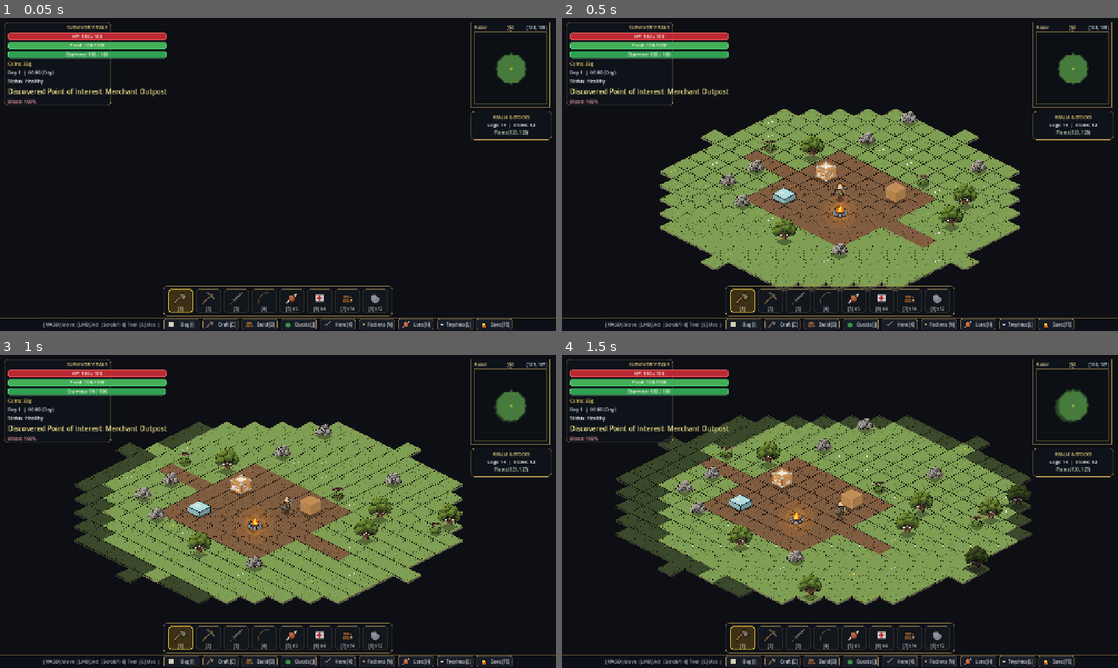
Above: before the commit, frames 1-4 (two rows, left to right).
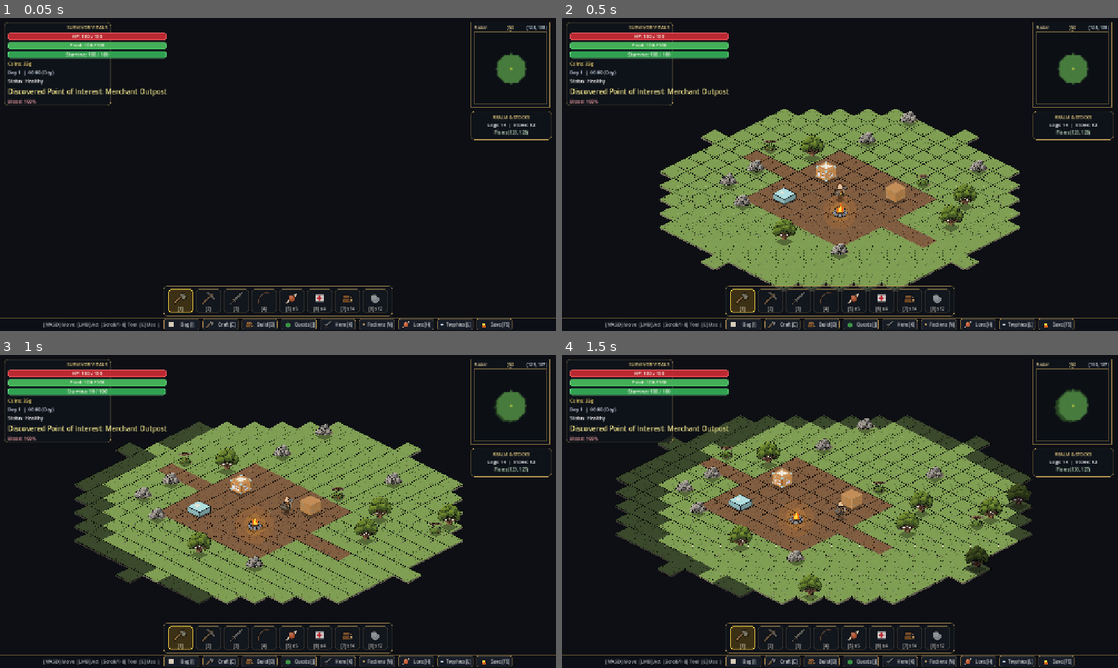
Above: after the commit, the same moments.

Repository: mrsgemaseny/MiniLife
Game: Godot game, scene res://scenes/main.tscn
Two runs of this game, one before a commit and one after it. Both use one fixed random seed, a clock stepped at 60 frames per second and the inputs below.
Inputs (mouse positions are in pixels of both pictures, inside the frame that each line leads up to):
- Up to frame 1 (0.05 s): no input
- Up to frame 2 (0.5 s): no input
- Up to frame 3 (1 s): tap Enter at 0.5 s; move the mouse to (400, 495) at 0.52 s; press the mouse at (400, 495) at 0.53 s; hold D (move_right) from 0.53 s (still down)
- Up to frame 4 (1.5 s): move the mouse to (728, 527) at 1.27 s; release D (move_right) at 1.28 s; release the mouse at (728, 527) at 1.28 s; hold S (move_down) from 1.28 s (still down); tap Middle mouse button (demolish) at 1.35 s

Frame 1 is identical in both runs. In frame 2, less than 0.1% of the frame differs, in the area x 19-79%, y 31-85%; in frame 3, less than 0.1%; in frame 4, less than 0.1%.

Commit message:
perf(world): streamline visible tile draw fallback in world_system

Diff:
--- a/scripts/systems/world_system.gd
+++ b/scripts/systems/world_system.gd
@@ -177,34 +177,28 @@
 				draw_colored_polygon(right_skirt, col.darkened(0.44))
 
 				var poly: PackedVector2Array = PackedVector2Array([top_pt, right_pt, bot_pt, left_pt])
-				draw_colored_polygon(poly, col)
-				draw_line(top_pt, right_pt, col.lightened(0.10), 1.0)
-				draw_line(top_pt, left_pt, col.lightened(0.06), 1.0)
-				draw_line(left_pt, bot_pt, col.darkened(0.18), 1.0)
-				draw_line(bot_pt, right_pt, col.darkened(0.22), 1.0)
-
-			# Rich surface detail (lush grass blades, wildflowers, pebbles, camp warmth)
-			if fstate == int(FogState.VISIBLE):
-				if is_camp_dirt:
-					if (hash_val % 3) == 0:
-						draw_circle(center + Vector2(float(hash_val % 11 - 5), float((hash_val >> 3) % 7 - 3)), 1.6, col.darkened(0.20))
-				elif biome_id == "plains" or biome_id == "forest":
-					var tuft_col: Color = col.lightened(0.20)
-					if (hash_val % 3) == 0:
-						var ox: float = float((hash_val % 13) - 6)
-						var oy: float = float(((hash_val >> 4) % 7) - 3)
-						draw_line(center + Vector2(ox - 2.0, oy + 2.0), center + Vector2(ox - 4.0, oy - 3.0), tuft_col, 1.4)
-						draw_line(center + Vector2(ox, oy + 2.0), center + Vector2(ox + 1.0, oy - 4.0), tuft_col, 1.4)
-						draw_line(center + Vector2(ox + 2.0, oy + 2.0), center + Vector2(ox + 4.0, oy - 2.0), tuft_col.darkened(0.08), 1.3)
-					if (hash_val % 11) == 0:
-						var flower_col: Color = Color(0.96, 0.84, 0.25) if (hash_val & 1) == 0 else Color(0.95, 0.95, 0.98)
-						draw_circle(center + Vector2(4.0, -2.0), 1.7, flower_col)
-						draw_circle(center + Vector2(-5.0, 1.0), 1.4, flower_col)
-				elif biome_id == "swamp":
-					if (hash_val % 4) == 0:
-						draw_circle(center + Vector2(0.0, 1.0), 4.0, Color(0.16, 0.26, 0.22, 0.55))
-				elif (hash_val % 7) == 0:
-					draw_circle(center + Vector2(5.0, -2.0), 1.8, col.darkened(0.24))
+				# Procedural surface detail fallback only when texture is missing
+				if fstate == int(FogState.VISIBLE):
+					if is_camp_dirt:
+						if (hash_val % 3) == 0:
+							draw_circle(center + Vector2(float(hash_val % 11 - 5), float((hash_val >> 3) % 7 - 3)), 1.6, col.darkened(0.20))
+					elif biome_id == "plains" or biome_id == "forest":
+						var tuft_col: Color = col.lightened(0.20)
+						if (hash_val % 3) == 0:
+							var ox: float = float((hash_val % 13) - 6)
+							var oy: float = float(((hash_val >> 4) % 7) - 3)
+							draw_line(center + Vector2(ox - 2.0, oy + 2.0), center + Vector2(ox - 4.0, oy - 3.0), tuft_col, 1.4)
+							draw_line(center + Vector2(ox, oy + 2.0), center + Vector2(ox + 1.0, oy - 4.0), tuft_col, 1.4)
+							draw_line(center + Vector2(ox + 2.0, oy + 2.0), center + Vector2(ox + 4.0, oy - 2.0), tuft_col.darkened(0.08), 1.3)
+						if (hash_val % 11) == 0:
+							var flower_col: Color = Color(0.96, 0.84, 0.25) if (hash_val & 1) == 0 else Color(0.95, 0.95, 0.98)
+							draw_circle(center + Vector2(4.0, -2.0), 1.7, flower_col)
+							draw_circle(center + Vector2(-5.0, 1.0), 1.4, flower_col)
+					elif biome_id == "swamp":
+						if (hash_val % 4) == 0:
+							draw_circle(center + Vector2(0.0, 1.0), 4.0, Color(0.16, 0.26, 0.22, 0.55))
+					elif (hash_val % 7) == 0:
+						draw_circle(center + Vector2(5.0, -2.0), 1.8, col.darkened(0.24))
 
 	for cpos in _chunk_pois:
 		var poi_info: Dictionary = _chunk_pois[cpos]
